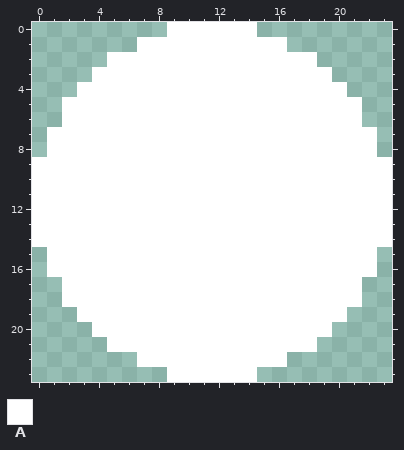
Pixel-art file: bilder test/hive_ARTI_test-character_2024-04-28.aseprite. This is how it looked before the edit.
24x24 pixels, 1 frame.
Palette (. is transparent): A #ffffff
Pixels before, first column x 0:
 0 .........AAAAAA.........
 1 .......AAAAAAAAAA.......
 2 .....AAAAAAAAAAAAAA.....
 3 ....AAAAAAAAAAAAAAAA....
 4 ...AAAAAAAAAAAAAAAAAA...
 5 ..AAAAAAAAAAAAAAAAAAAA..
 6 ..AAAAAAAAAAAAAAAAAAAA..
 7 .AAAAAAAAAAAAAAAAAAAAAA.
 8 .AAAAAAAAAAAAAAAAAAAAAA.
 9 AAAAAAAAAAAAAAAAAAAAAAAA
10 AAAAAAAAAAAAAAAAAAAAAAAA
11 AAAAAAAAAAAAAAAAAAAAAAAA
12 AAAAAAAAAAAAAAAAAAAAAAAA
13 AAAAAAAAAAAAAAAAAAAAAAAA
14 AAAAAAAAAAAAAAAAAAAAAAAA
15 .AAAAAAAAAAAAAAAAAAAAAA.
16 .AAAAAAAAAAAAAAAAAAAAAA.
17 ..AAAAAAAAAAAAAAAAAAAA..
18 ..AAAAAAAAAAAAAAAAAAAA..
19 ...AAAAAAAAAAAAAAAAAA...
20 ....AAAAAAAAAAAAAAAA....
21 .....AAAAAAAAAAAAAA.....
22 .......AAAAAAAAAA.......
23 .........AAAAAA.........
New version:
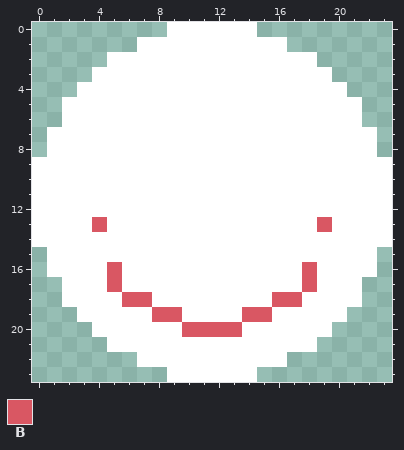
Colours new in this view: B #d95763
What changed:
layer "Layer 2" added
Layer "Layer 2":
y 13: x 4 A -> B; x 19 A -> B
y 16..17: x 5 A -> B; x 18 A -> B
y 18: x 6..7 AA -> BB; x 16..17 AA -> BB
y 19: x 8..9 AA -> BB; x 14..15 AA -> BB
y 20: x 10..13 AAAA -> BBBB
Changed places in both pictures, as pixel boxes (x1, y1, x2, y2):
changed: (92, 217, 332, 337)
